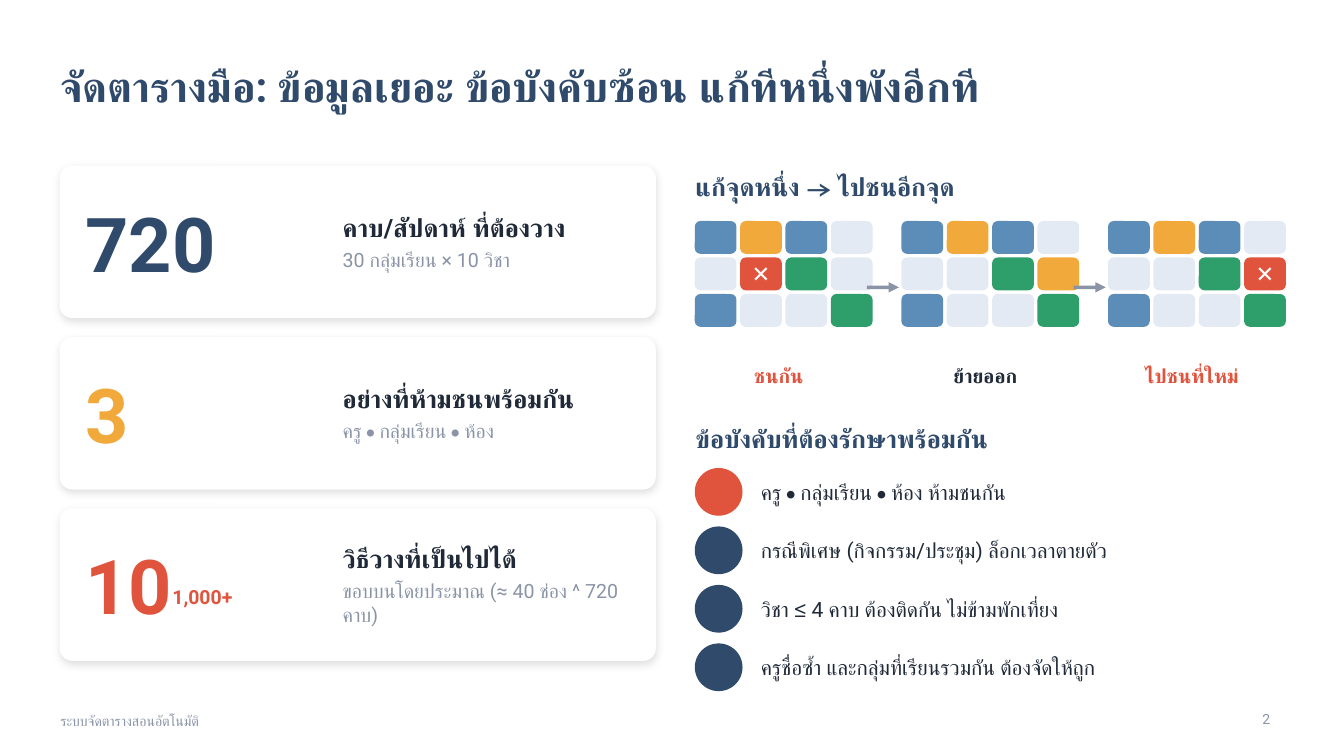
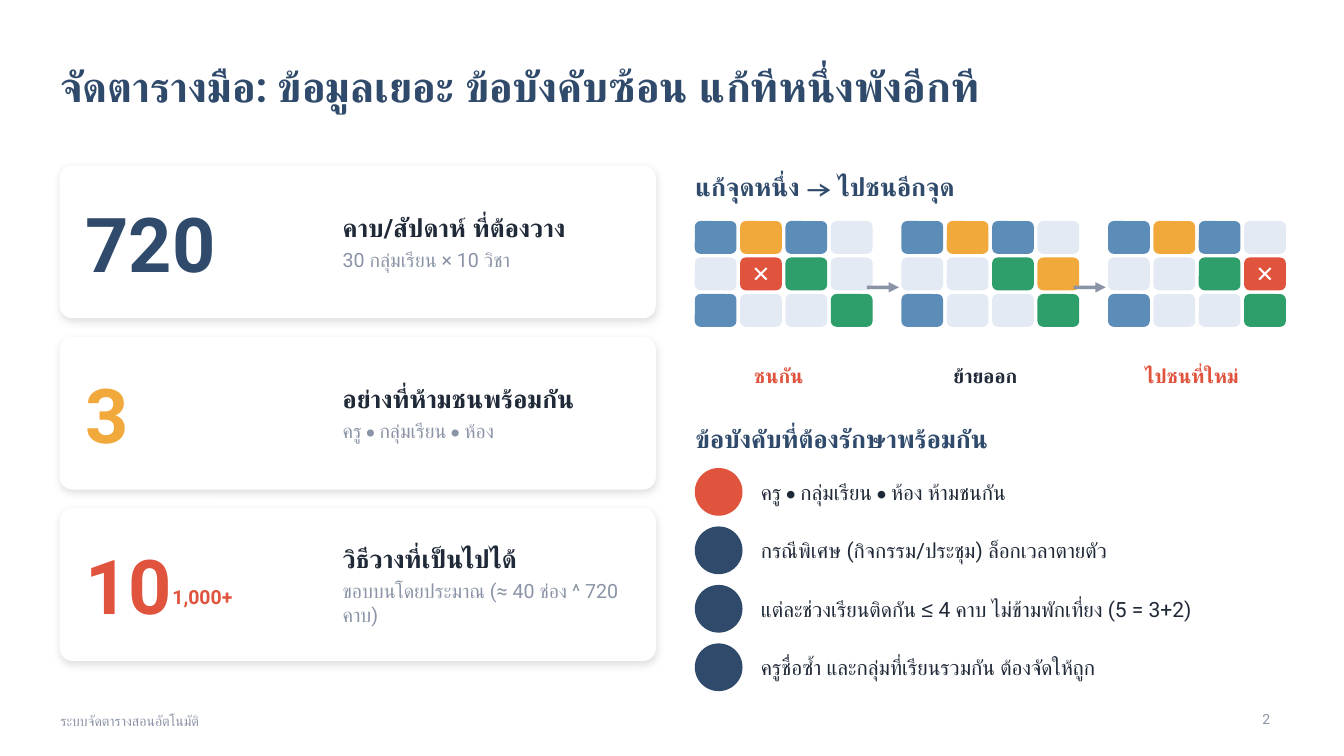
Before and after one commit to marnlop3-vcv/ttauto, a slide deck: slide 2 of docs/presentation/timetable-presentation.pptx. Drawn at 1344x756 pixels with LibreOffice and Linux fonts; fonts in the diff are those of the drawing; background and template pictures are left out. Boxes give left, top, right and bottom in pixels: in the first picture for what was removed or moved away, otherwise in the second. Text is boxed around its words. In the diff, an @@ line names an element or a change of style, - is before the commit and + after.

```diff
--- a/docs/presentation/timetable-presentation.pptx
+++ b/docs/presentation/timetable-presentation.pptx
@@ text at (x1=761, y1=600, x2=1192, y2=622): text changed @@
-วิชา ≤ 4 คาบ ต้องติดกัน ไม่ข้ามพักเที่ยง
+แต่ละช่วงเรียนติดกัน ≤ 4 คาบ ไม่ข้ามพักเที่ยง (5 = 3+2)
```
Also in this commit, not shown: 19 other files.
